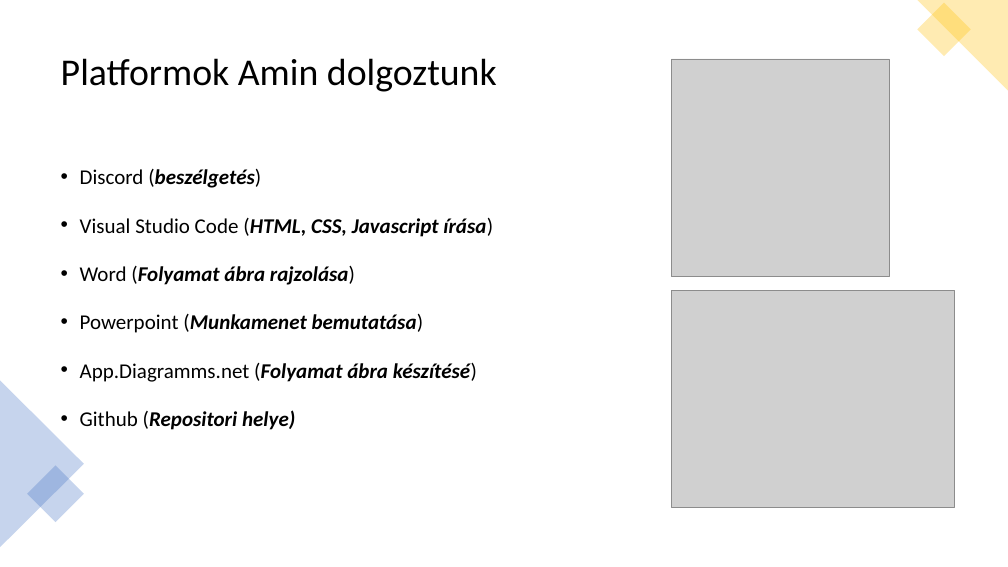
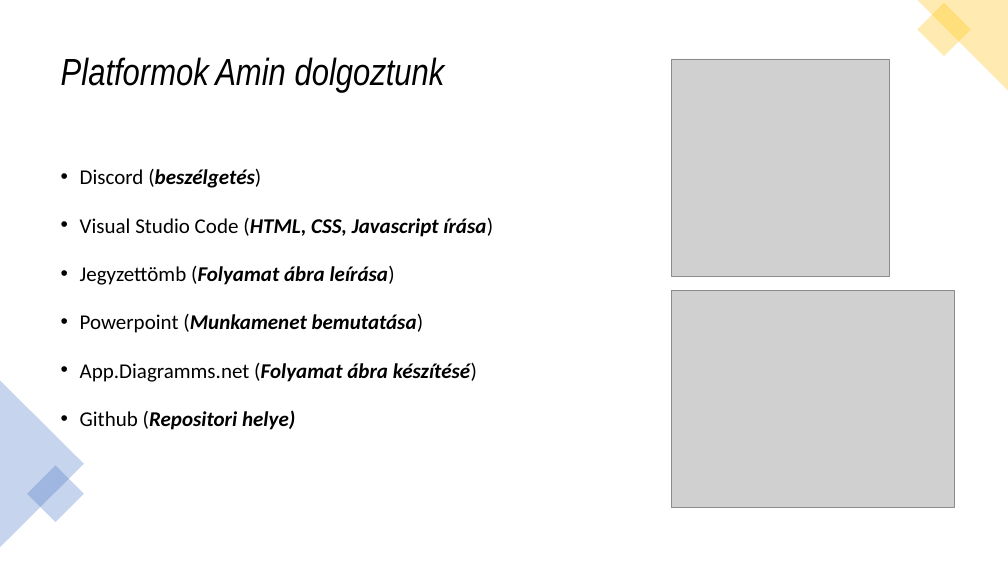
Before and after one commit to Hbence10/algoritmus-projekt, a slide deck: slide 2 of munkamenet.pptx. Drawn at 1008x567 pixels with LibreOffice and Linux fonts; fonts in the diff are those of the drawing; grey boxes stand for pictures. Boxes give left, top, right and bottom in pixels: in the first picture for what was removed or moved away, otherwise in the second. Text is boxed around its words. In the diff, an @@ line names an element or a change of style, - is before the commit and + after.

```diff
--- a/munkamenet.pptx
+++ b/munkamenet.pptx
@@ title "Platformok Amin dolgoztunk" at (x1=61, y1=57, x2=445, y2=93): font Calibri to Arial Narrow, italic on @@
@@ text at (x1=80, y1=266, x2=395, y2=285): text changed @@
-• Word (Folyamat ábra rajzolása)
+• Jegyzettömb (Folyamat ábra leírása)
```
Also in this commit, not shown: 4 other slides changed.
